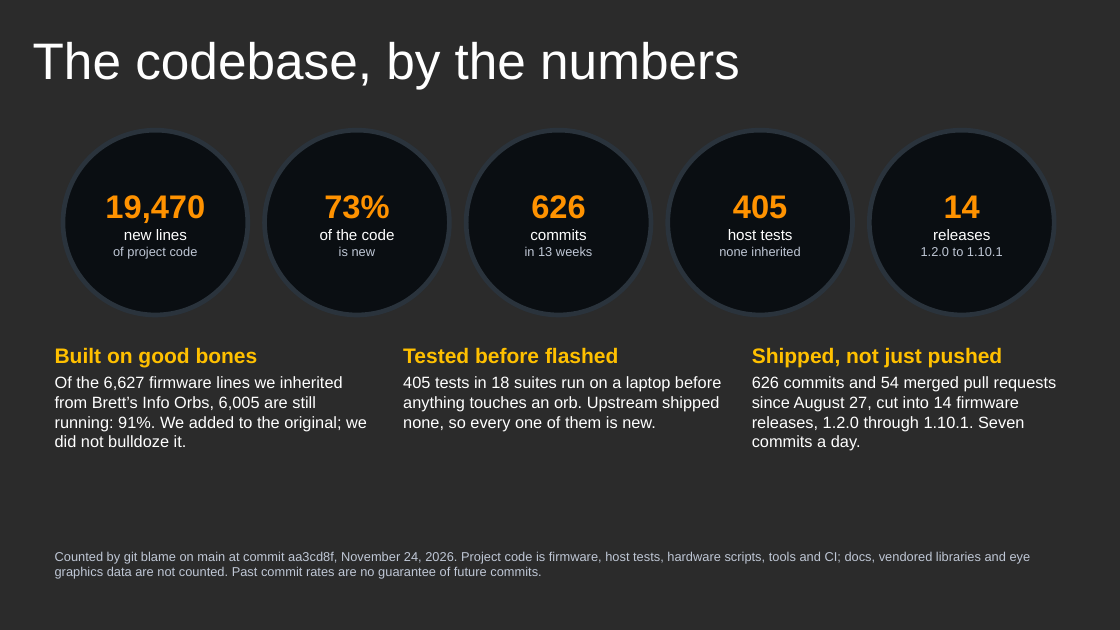
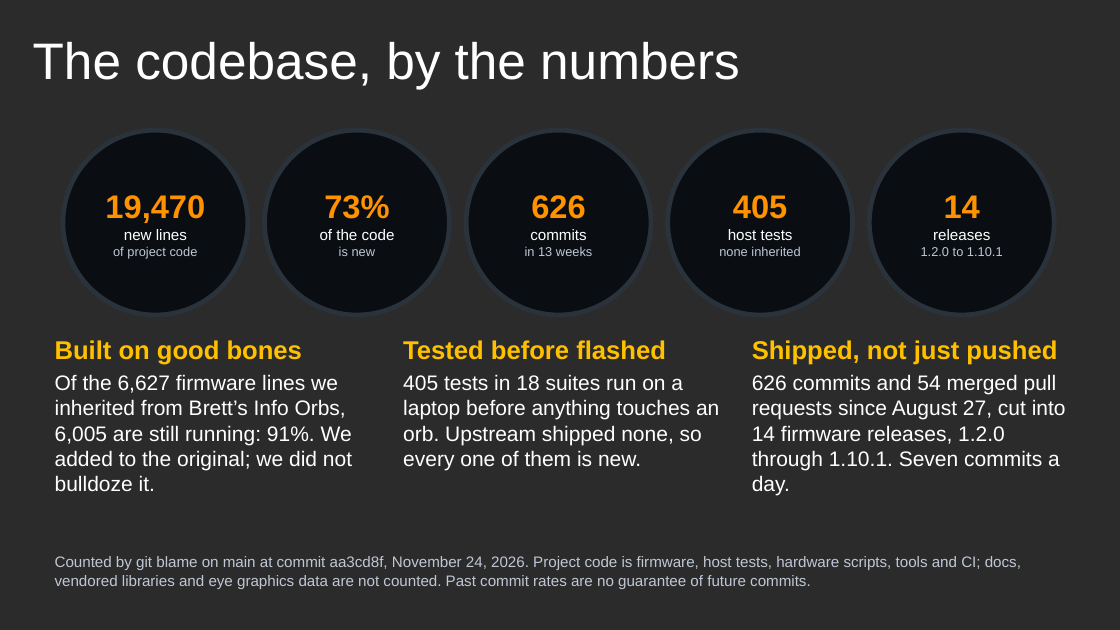
Before and after one commit to netnutmike/hot-info-orbs, a slide deck: slide 4 of docs/presentation/2026-10-26 partial meeting presentation/HOT-Info-Orbs-Small-Computers-2026-10-27.pptx. Drawn at 1120x630 pixels with LibreOffice and Linux fonts; fonts in the diff are those of the drawing; background and template pictures are left out; a plain dark background stands for a picture behind light text. Boxes give left, top, right and bottom in pixels: in the first picture for what was removed or moved away, otherwise in the second. Text is boxed around its words. In the diff, an @@ line names an element or a change of style, - is before the commit and + after.

```diff
--- a/docs/presentation/2026-10-26 partial meeting presentation/HOT-Info-Orbs-Small-Computers-2026-10-27.pptx
+++ b/docs/presentation/2026-10-26 partial meeting presentation/HOT-Info-Orbs-Small-Computers-2026-10-27.pptx
@@ text "Built on good bones": place and size @@
-text "Built on good bones" at (55,347,367,447)
+text "Built on good bones" at (55,340,352,491)
@@ text "Built on good bones" at (55,340,352,491): size 18 to 22 pt in "Built on good bones"; size 14 to 18 pt in "Of the 6,627 firmware lines we inherited ..." @@
@@ text "Tested before flashed": place and size @@
-text "Tested before flashed" at (403,347,721,431)
+text "Tested before flashed" at (403,340,719,470)
@@ text "Tested before flashed" at (403,340,719,470): size 18 to 22 pt in "Tested before flashed"; size 14 to 18 pt in "405 tests in 18 suites run on ..." @@
@@ text "Shipped, not just pushed": place and size @@
-text "Shipped, not just pushed" at (752,347,1057,451)
+text "Shipped, not just pushed" at (752,340,1066,496)
@@ text "Shipped, not just pushed" at (752,340,1066,496): size 18 to 22 pt in "Shipped, not just pushed"; size 14 to 18 pt in "626 commits and 54 merged pull requests ..." @@
@@ text "Counted by git blame on ..." at (55,556,1021,589): size 11 to 13 pt @@
```
Also in this commit, not shown: 2 other files.
